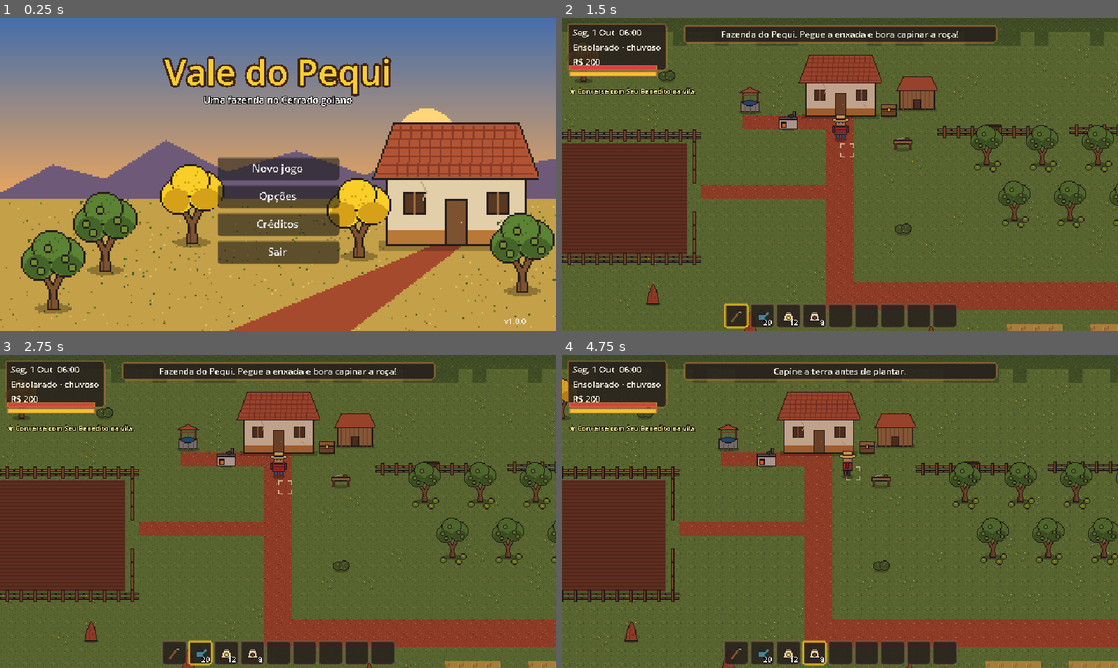
Above: before the commit, frames 1-4 (two rows, left to right).
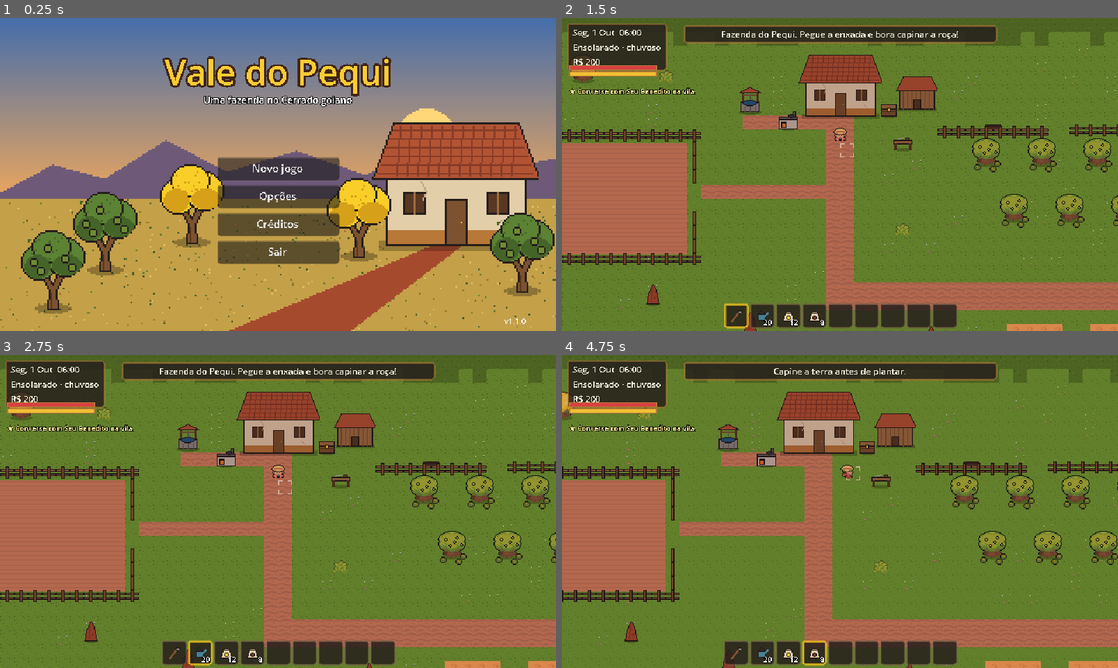
Above: after the commit, the same moments.

Repository: Carttocci/vale-do-pequi
Game: Godot game, scene res://scenes/title/title.tscn
The game is run twice, just before and just after one commit, with the same random seed, the same clock (stepped at 60 frames per second) and the same inputs.
Inputs (mouse positions are in pixels of both pictures, inside the frame that each line leads up to):
- Up to frame 1 (0.25 s): no input
- Up to frame 2 (1.5 s): click "Novo jogo" at 0.5 s; click (734, 315) at 1.27 s
- Up to frame 3 (2.75 s): click "20" at 2 s
- Up to frame 4 (4.75 s): click "12" at 2.75 s; click "8" at 3.5 s; tap Enter at 4.25 s; move the mouse to (962, 495) at 4.27 s; hold D (move_right) from 4.28 s (still down); click (962, 495) at 4.35 s

The runs differ from the first frame. In frame 1, less than 0.1% of the frame differs, in the area x 92-94%, y 96-98%; in frame 2, 75%; in frame 3, 75%; in frame 4, 75%, in the area x 0-100%, y 0-100%.

Commit message:
Arte nova, etapa 1: chão, personagens e árvores no traço do Ninja Adventure (CC0), repintados com cara de fazendinha

Diff:
--- a/project.godot
+++ b/project.godot
@@ -7,7 +7,7 @@
 
 config/name="Vale do Pequi"
 config/description="Simulação de vida rural e Action RPG no Cerrado goiano."
-config/version="1.0.0"
+config/version="1.1.0"
 run/main_scene="res://scenes/title/title.tscn"
 config/features=PackedStringArray("4.3", "GL Compatibility")
 boot_splash/bg_color=Color(0.15, 0.12, 0.11, 1)
--- a/scripts/interface/title_screen.gd
+++ b/scripts/interface/title_screen.gd
@@ -109,7 +109,7 @@
     credits.set_anchors_preset(Control.PRESET_BOTTOM_LEFT)
     credits.position = Vector2(10, -110)
     var l := Label.new()
-    l.text = "Vale do Pequi — um jogo de Carttocci\nFeito com Godot 4. Arte e sons provisórios gerados por código.\nInspirado no Cerra …(84 unchanged characters)…
+    l.text = "Vale do Pequi — um jogo de Carttocci\nFeito com Godot 4. Arte baseada no Ninja Adventure de pixel-boy e AAA (CC0),\nrepintada para o Cerrado; o resto da arte e os sons são gerados por código.\nInspirado no Cerra …(84 unchanged characters)…
     l.add_theme_font_size_override("font_size", 9)
     credits.add_child(l)
     credits.hide()
Binary file changed: assets/characters/player_placeholder.png
Binary file changed: assets/environments/arbusto_placeholder.png
Binary file changed: assets/environments/ipe_amarelo_placeholder.png
Binary file changed: assets/environments/pequizeiro_placeholder.png
Binary file changed: assets/npcs/alzira_placeholder.png
Binary file changed: assets/npcs/benedito_placeholder.png
Binary file changed: assets/npcs/helena_placeholder.png
Binary file changed: assets/npcs/joao_pedro_placeholder.png
Binary file changed: assets/npcs/mae_do_ouro_placeholder.png
Binary file changed: assets/npcs/mariana_placeholder.png
Binary file changed: assets/npcs/toninho_placeholder.png
Binary file changed: assets/tilesets/farm_tiles_placeholder.png
(and 11 more such lines)
